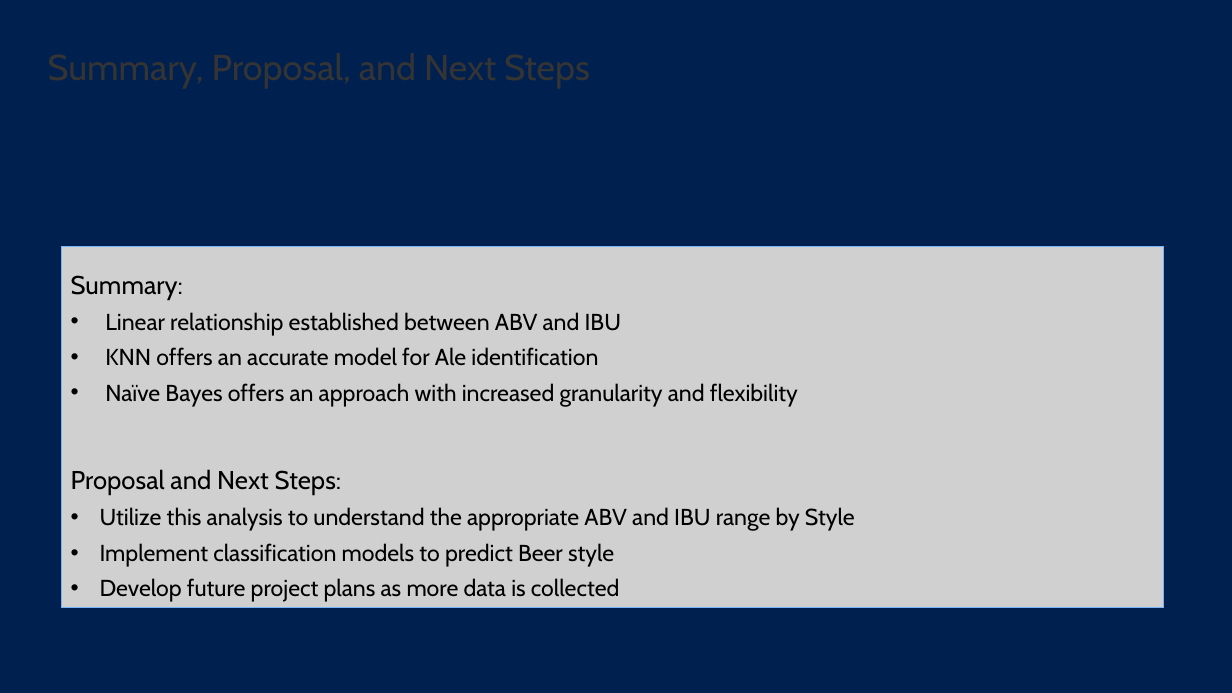
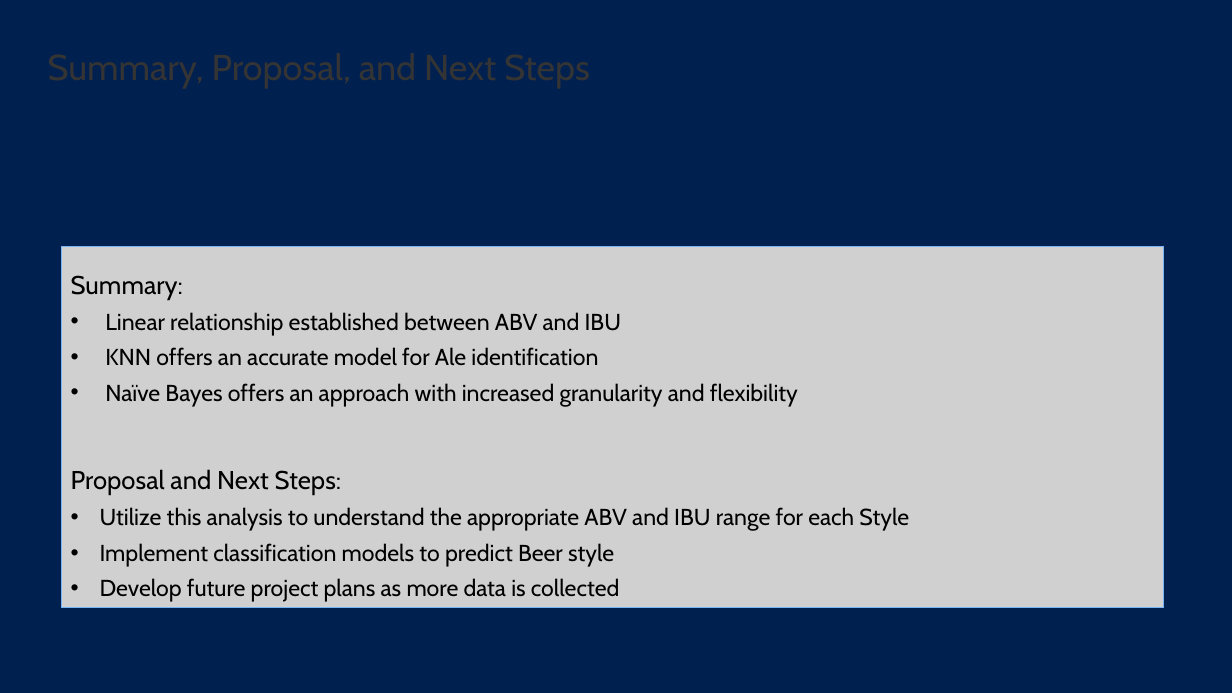
Before and after one commit to C-Stewart-GH/DDS_6306_CS1, a slide deck: slide 13 of Final_CS1_Presentation_DDS_6306.pptx. Drawn at 1232x693 pixels with LibreOffice and Linux fonts; fonts in the diff are those of the drawing; grey boxes stand for pictures; background and template pictures are left out. Boxes give left, top, right and bottom in pixels: in the first picture for what was removed or moved away, otherwise in the second. Text is boxed around its words. In the diff, an @@ line names an element or a change of style, - is before the commit and + after.

```diff
--- a/Final_CS1_Presentation_DDS_6306.pptx
+++ b/Final_CS1_Presentation_DDS_6306.pptx
@@ text in picture at [100, 507, 909, 531]: text changed @@
-• Utilize this analysis to understand the appropriate ABV and IBU range by Style
+• Utilize this analysis to understand the appropriate ABV and IBU range for each Style
```
Also in this commit, not shown: 3 other slides changed.
